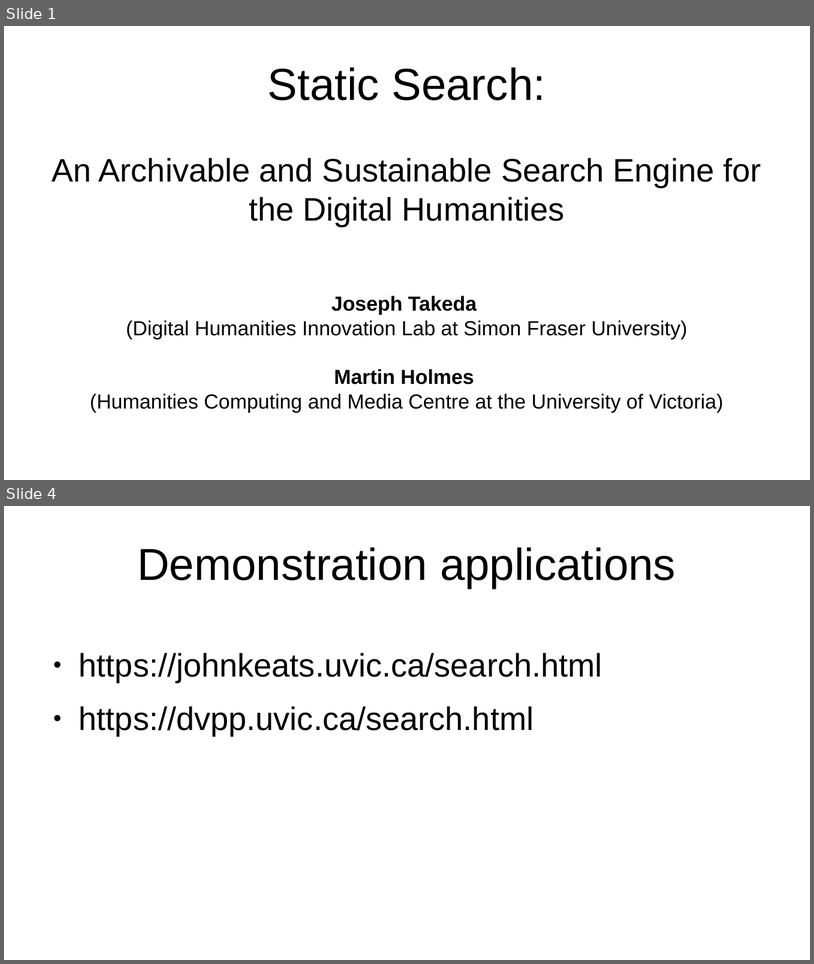
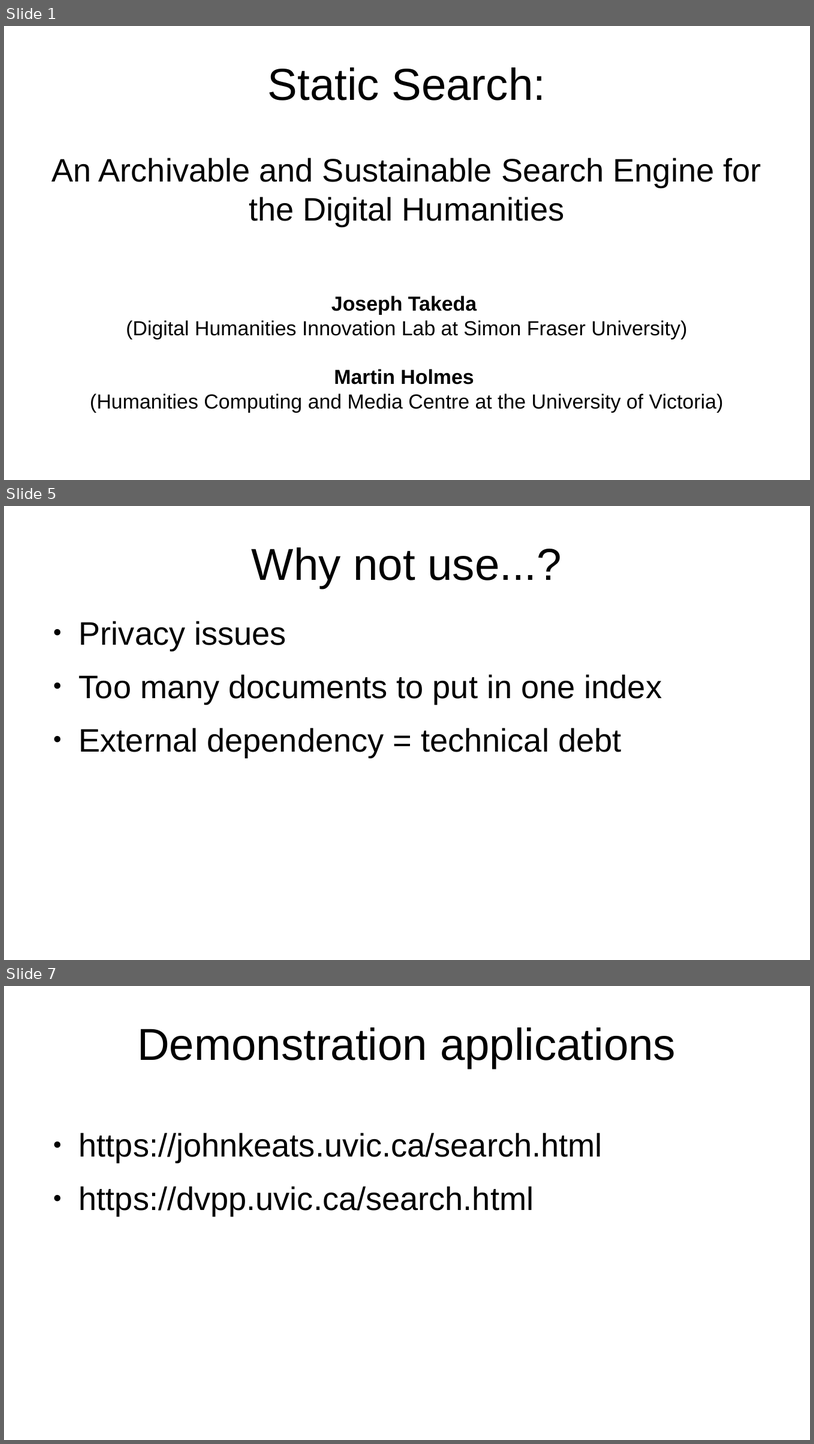
Before and after one commit to projectEndings/Endings, a slide deck: presentations/dhsi2020/staticSearch.odp. Shown one above the other, each under a label of ours: slides 1 and 4 before the commit, slides 1, 5 and 7 after it; the slides between them are not shown. The pictures are 814x964 and 814x1444 pixels, drawn with LibreOffice and Linux fonts; fonts in the diff are those of the drawing. Boxes give left, top, right and bottom in pixels: in the first picture for what was removed or moved away, otherwise in the second. Text is boxed around its words. In the diff, an @@ line names an element or a change of style, - is before the commit and + after.

```diff
--- a/presentations/dhsi2020/staticSearch.odp
+++ b/presentations/dhsi2020/staticSearch.odp
@@ slide 5 added at [4,506,810,960], background #FFFFFF @@
@@ title added at [252,547,562,588], 44 pt, text #000000 @@
+Why not use...?
@@ text added at [79,621,663,757], 32 pt, text #000000 @@
+● Privacy issues
+● Too many documents to put in one index
+● External dependency = technical debt
@@ what was slide 4 is now slide 7 @@
```
Also in this commit, not shown: 4 other slides added, 2 slides removed, 3 other files.
